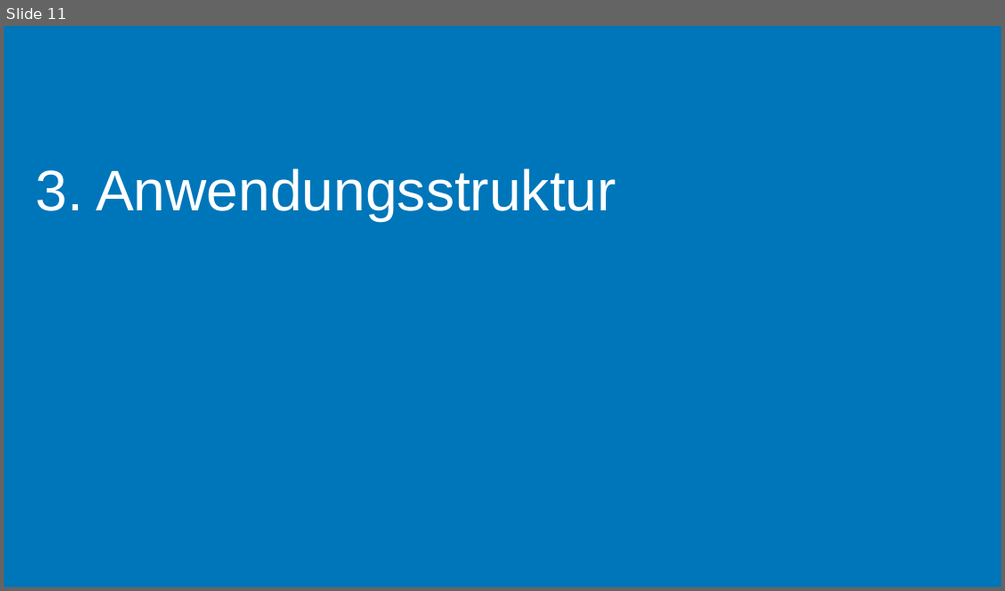
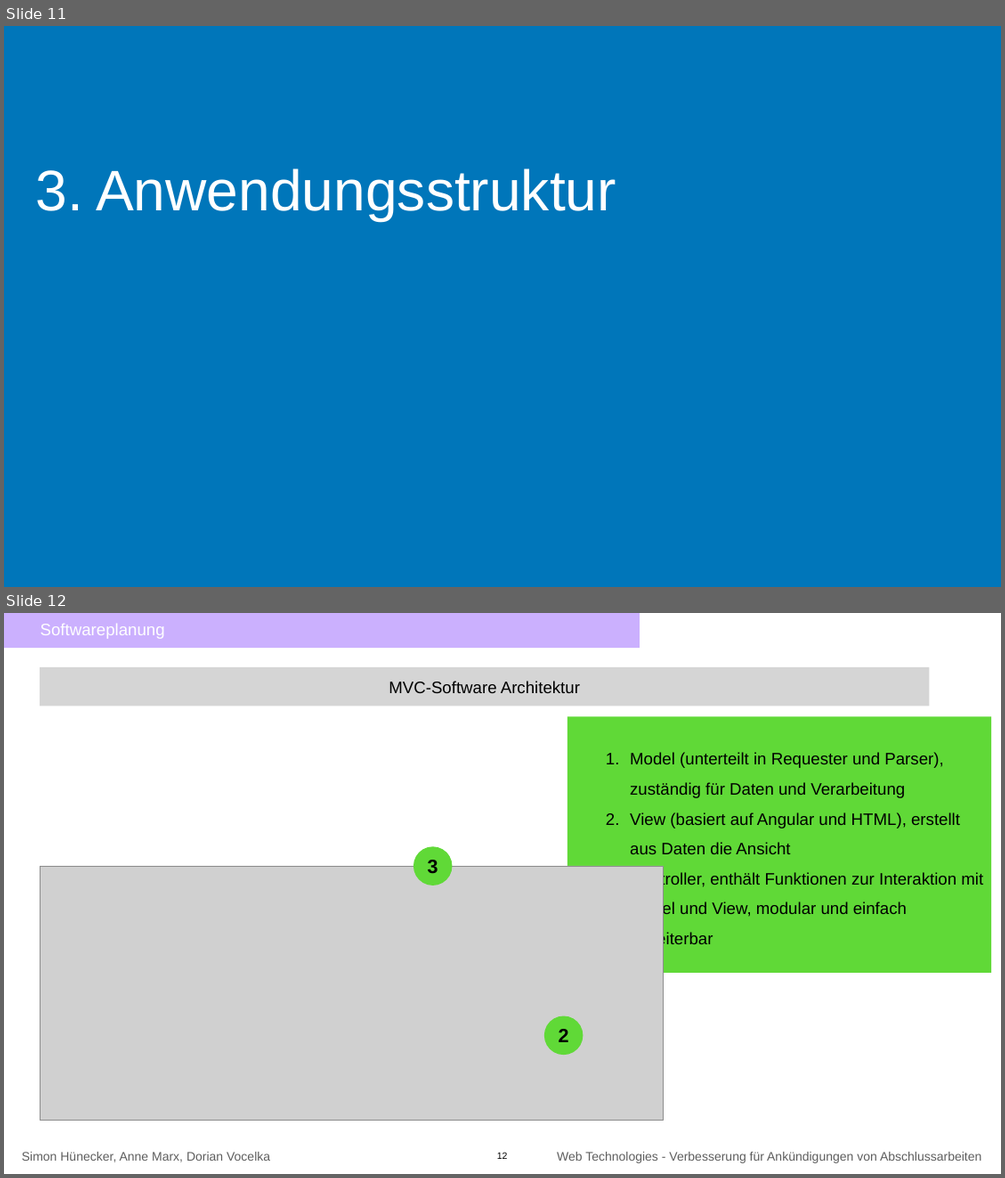
Before and after one commit to annenotarobot/WebTech-Assignemnt-3, a slide deck: documentation/Abgabefolien Assignement 2 (zusätzlichen Inhalt).pptx. Shown one above the other, each under a label of ours: slide 11 before the commit, slides 11 and 12 after it. The pictures are 1005x591 and 1005x1178 pixels, drawn with LibreOffice and Linux fonts; fonts in the diff are those of the drawing; grey boxes stand for pictures. Boxes give left, top, right and bottom in pixels: in the first picture for what was removed or moved away, otherwise in the second. Text is boxed around its words. In the diff, an @@ line names an element or a change of style, - is before the commit and + after.

```diff
--- a/documentation/Abgabefolien Assignement 2 (zusätzlichen Inhalt).pptx
+++ b/documentation/Abgabefolien Assignement 2 (zusätzlichen Inhalt).pptx
@@ slide 12 added at [4,613,1001,1174], background #FFFFFF @@
@@ rectangle added at [4,613,639,648], fill #8D52FD at 45% opacity, 32 pt, text #FFFFFF @@
+    Softwareplanung
@@ rectangle added at [40,667,929,706], fill #D5D5D5, 32 pt, text #000000 @@
+MVC-Software Architektur
@@ rectangle added at [567,716,991,973], fill #60D937, 32 pt, text #000000 @@
+  1. Model (unterteilt in Requester und Parser), zuständig für Daten und Verarbeitung
+  2. View (basiert auf Angular und HTML), erstellt aus Daten die Ansicht
+  3. Controller, enthält Funktionen zur Interaktion mit Model und View, modular und einfach erweiterbar
@@ ellipse added at [413,846,453,885], fill #60D937, 37 pt, text #000000, bold @@
+3
@@ picture added at [40,866,663,1119] @@
@@ ellipse added at [544,1015,582,1054], fill #60D937, 37 pt, text #000000, bold @@
+2
@@ text added at [22,1151,270,1162], 24 pt, text #5E5E5E @@
+Simon Hünecker, Anne Marx, Dorian Vocelka
@@ page number added at [497,1151,508,1159], 18 pt, text #000000 @@
+12
@@ text added at [557,1151,981,1163], 24 pt, text #5E5E5E @@
+Web Technologies - Verbesserung für Ankündigungen von Abschlussarbeiten
```
Also in this commit, not shown: 7 other slides added.
